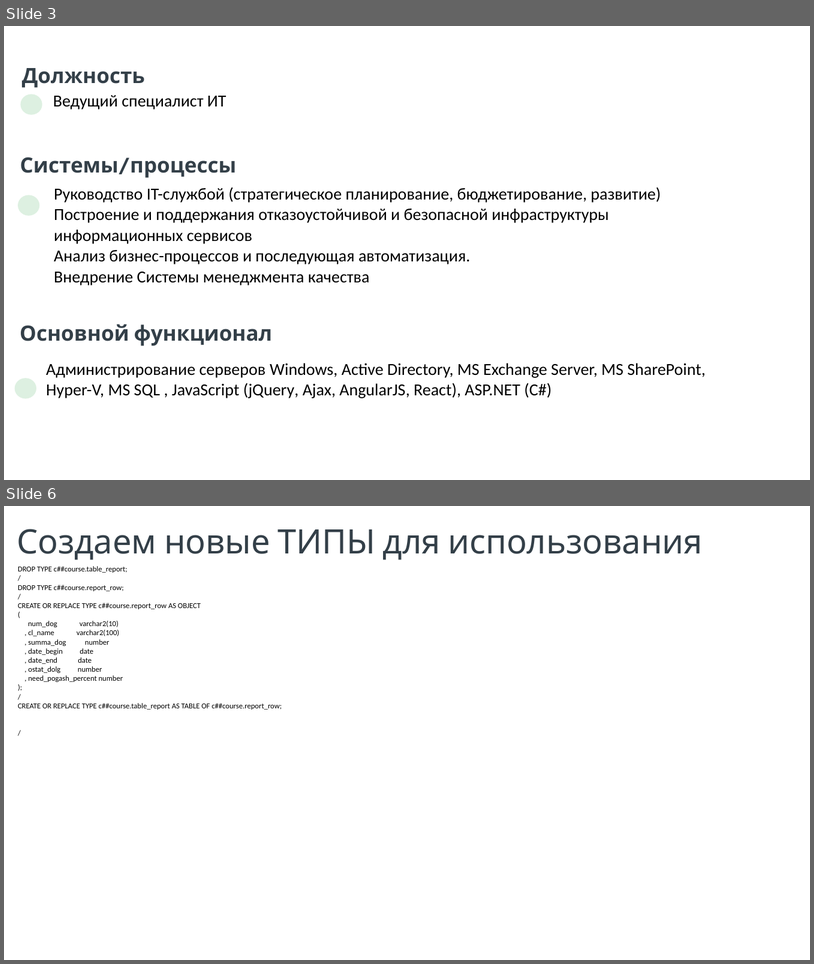
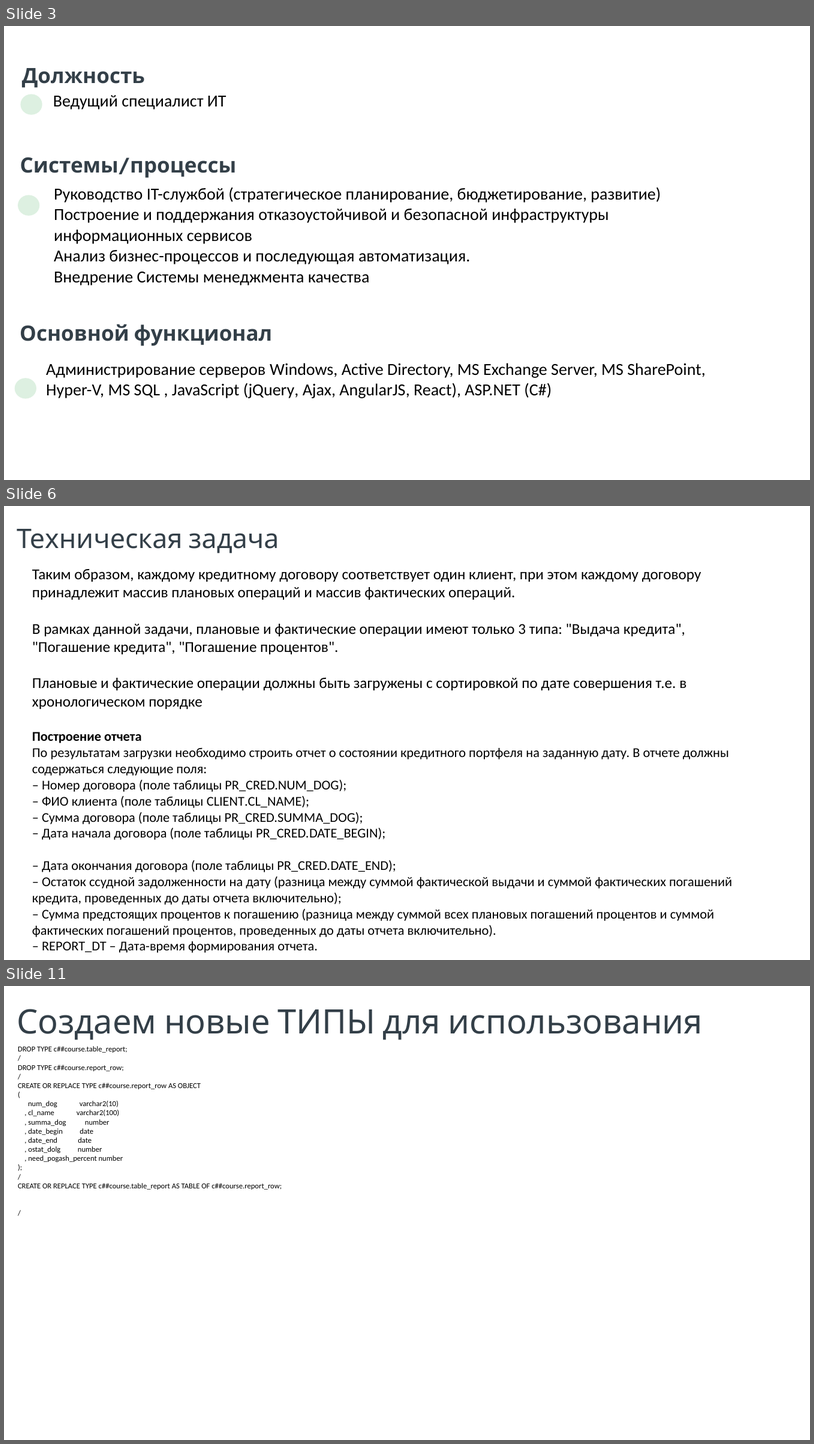
Before and after one commit to AndrSor/Course_PLSQL_SB, a slide deck: Course Work/_Презентация Курсовой работы.pptx. Shown one above the other, each under a label of ours: slides 3 and 6 before the commit, slides 3, 6 and 11 after it; the slides between them are not shown. The pictures are 814x964 and 814x1444 pixels, drawn with LibreOffice and Linux fonts; fonts in the diff are those of the drawing; background and template pictures are left out. Boxes give left, top, right and bottom in pixels: in the first picture for what was removed or moved away, otherwise in the second. Text is boxed around its words. In the diff, an @@ line names an element or a change of style, - is before the commit and + after.

```diff
--- a/Course Work/_Презентация Курсовой работы.pptx
+++ b/Course Work/_Презентация Курсовой работы.pptx
@@ slide 6 added at (4,506,810,960), background #FFFFFF; not listed: 1 template element that a slide beside it also shows @@
@@ text added at (17,529,279,553), 32 pt, text #333F48 @@
+Техническая задача
@@ text added at (32,569,732,952), 16 pt, text #000000 @@
+Таким образом, каждому кредитному договору соответствует один клиент, при этом каждому договору принадлежит массив плановых операций и массив фактических операций.
+В рамках данной задачи, плановые и фактические операции имеют только 3 типа: "Выдача кредита", "Погашение кредита", "Погашение процентов".
+Плановые и фактические операции должны быть загружены с сортировкой по дате совершения т.е. в хронологическом порядке
+Построение отчета
+По результатам загрузки необходимо строить отчет о состоянии кредитного портфеля на заданную дату. В отчете должны содержаться следующие поля:
+– Номер договора (поле таблицы PR_CRED.NUM_DOG);
+– ФИО клиента (поле таблицы CLIENT.CL_NAME);
+– Сумма договора (поле таблицы PR_CRED.SUMMA_DOG);
+– Дата начала договора (поле таблицы PR_CRED.DATE_BEGIN);
+– Дата окончания договора (поле таблицы PR_CRED.DATE_END);
+– Остаток ссудной задолженности на дату (разница между суммой фактической выдачи и суммой фактических погашений кредита, проведенных до даты отчета включительно);
+– Сумма предстоящих процентов к погашению (разница между суммой всех плановых погашений процентов и суммой фактических погашений процентов, проведенных до даты отчета включительно).
+– REPORT_DT – Дата-время формирования отчета.
@@ what was slide 6 is now slide 11 @@
```
Also in this commit, not shown: 1 slide changed, 5 other slides added, 1 slide removed, 2 other files.
